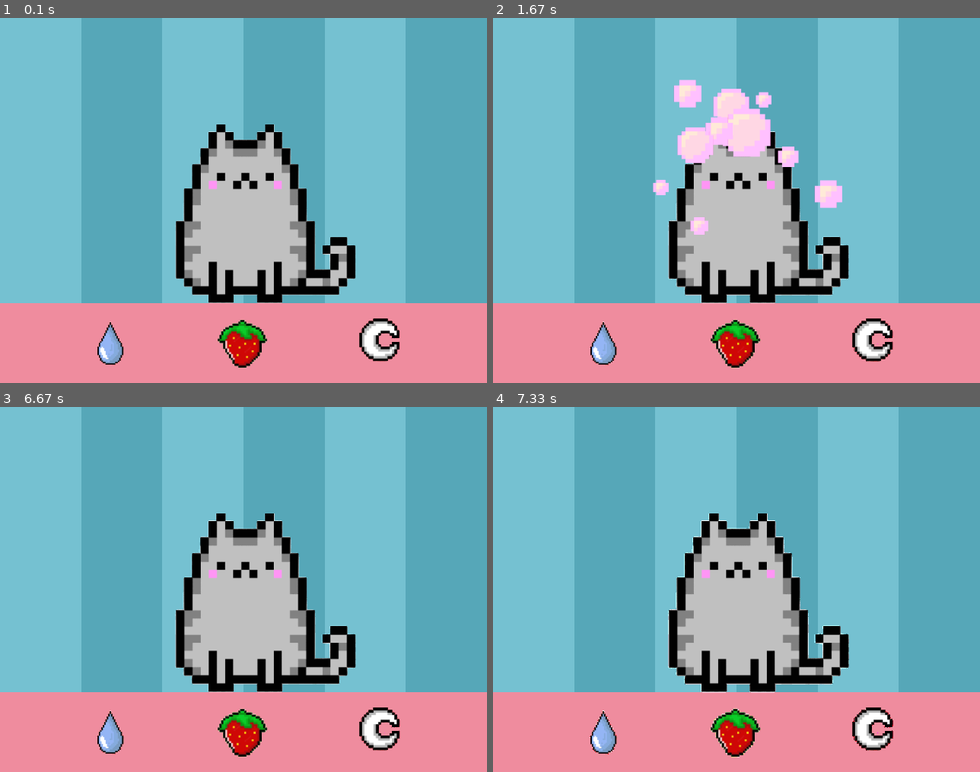
Above: before the commit, frames 1-4 (two rows, left to right).
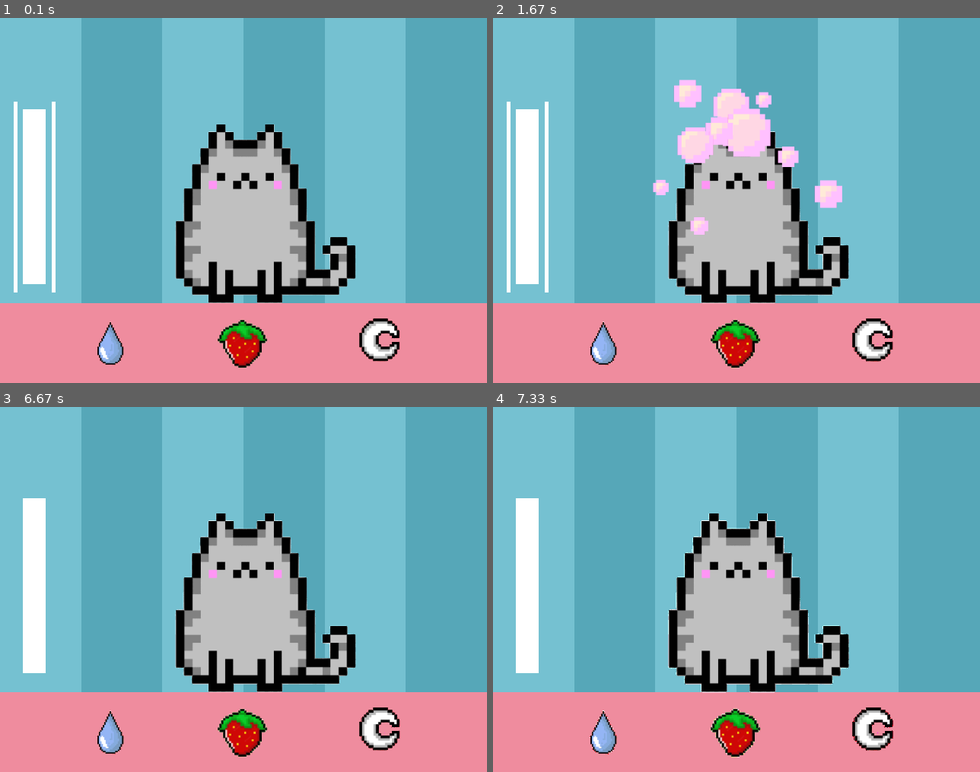
Above: after the commit, the same moments.

Repository: laumelos/Pygame
Game: pygame game, started from index.py
Same seed, same stepped clock (60 frames per second), same inputs: the game is played once before the commit and once after it.
Inputs (mouse positions are in pixels of both pictures, inside the frame that each line leads up to):
- Up to frame 1 (0.1 s): no input
- Up to frame 2 (1.67 s): click (605, 342) at 0.38 s
- Up to frame 3 (6.67 s): no input
- Up to frame 4 (7.33 s): no input

The runs differ from the first frame. In frame 1, 3.1% of the frame differs, in the area x 2-12%, y 22-76%; in frame 2, 3.1%; in frame 3, 2.2%; in frame 4, 2.2%.

Commit message:
barrinha felicidade

Diff:
--- a/index.py
+++ b/index.py
@@ -33,6 +33,9 @@
 tela = pygame.display.set_mode((largura,altura))
 pygame.display.set_caption("pet.com")
 tela.blit(fundo,(0,0))
+
+pygame.draw.line(tela, (white), (20,110), (20,360), 5)
+pygame.draw.line(tela, (white), (70,110), (70,360), 5)
 
 #button class
 class button():
@@ -78,6 +81,8 @@
 telainicial=True
 while telainicial==True:
 
+    pygame.draw.rect(tela, (white), (30,120,30,230))
+
     #funcionalid banho
     if (agua_img.draw(tela)):
 
